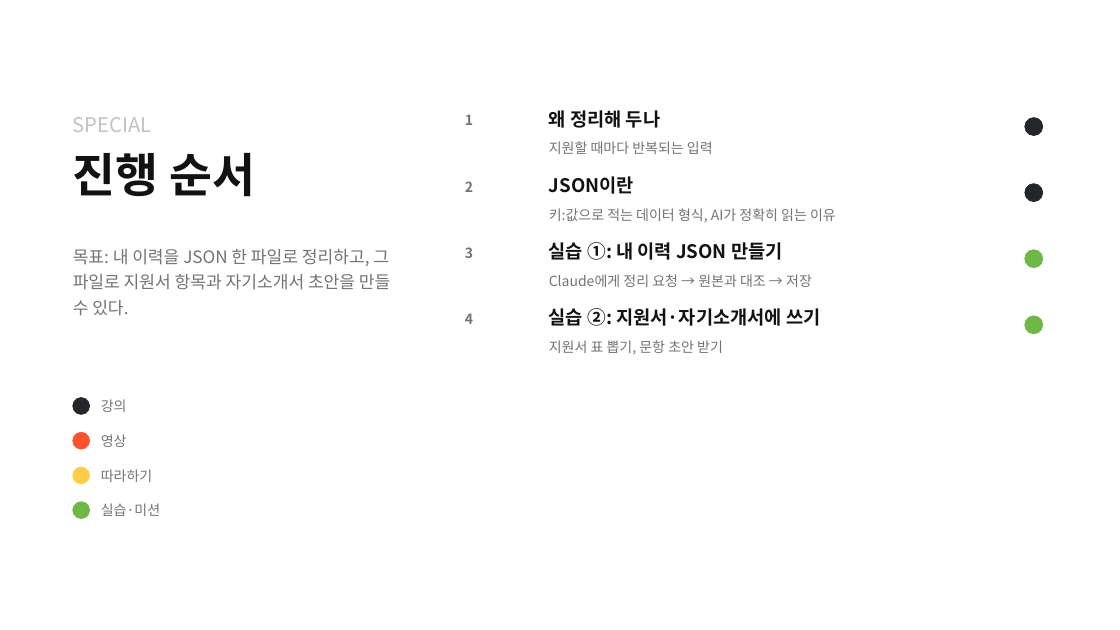
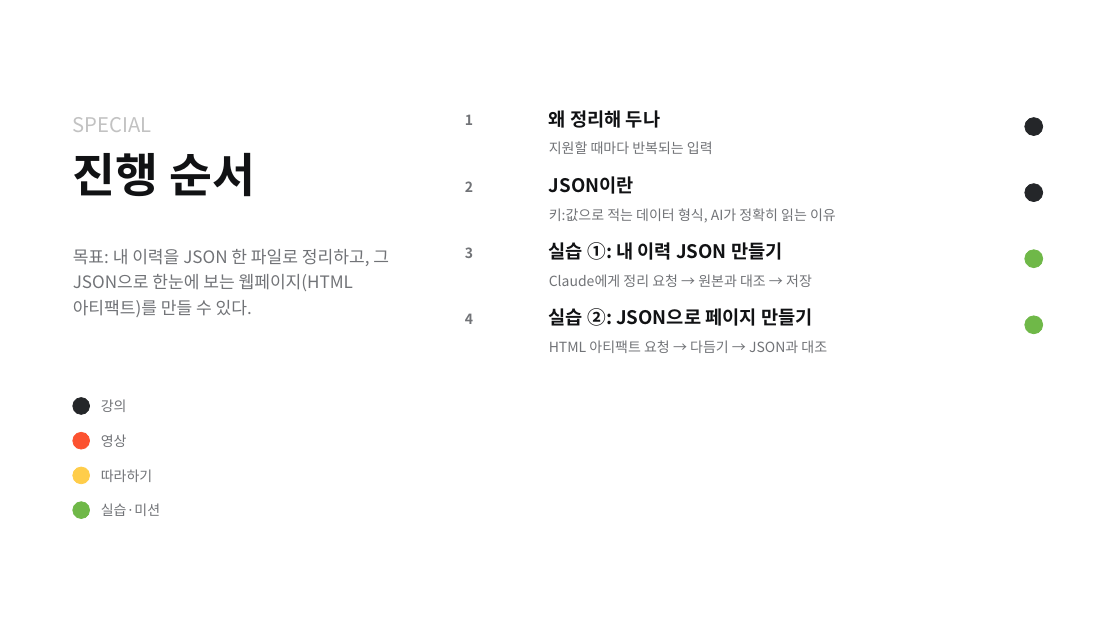
Before and after one commit to pa3757/KPX_knewdeal, a slide deck: slide 2 of instructor/특별실습_Claude_이력JSON.pptx. Drawn at 1120x630 pixels with LibreOffice and Linux fonts; fonts in the diff are those of the drawing; background and template pictures are left out. Boxes give left, top, right and bottom in pixels: in the first picture for what was removed or moved away, otherwise in the second. Text is boxed around its words. In the diff, an @@ line names an element or a change of style, - is before the commit and + after.

```diff
--- a/instructor/특별실습_Claude_이력JSON.pptx
+++ b/instructor/특별실습_Claude_이력JSON.pptx
@@ text at <box>73,249,389,317</box>: text changed @@
-목표: 내 이력을 JSON 한 파일로 정리하고, 그 파일로 지원서 항목과 자기소개서 초안을 만들 수 있다.
+목표: 내 이력을 JSON 한 파일로 정리하고, 그 JSON으로 한눈에 보는 웹페이지(HTML 아티팩트)를 만들 수 있다.
@@ text at <box>549,308,813,326</box>: text changed @@
-실습 ②: 지원서·자기소개서에 쓰기
+실습 ②: JSON으로 페이지 만들기
@@ text at <box>549,340,827,353</box>: text changed @@
-지원서 표 뽑기, 문항 초안 받기
+HTML 아티팩트 요청 → 다듬기 → JSON과 대조
```
Also in this commit, not shown: 8 other slides changed, 3 slides added, 35 other files.
